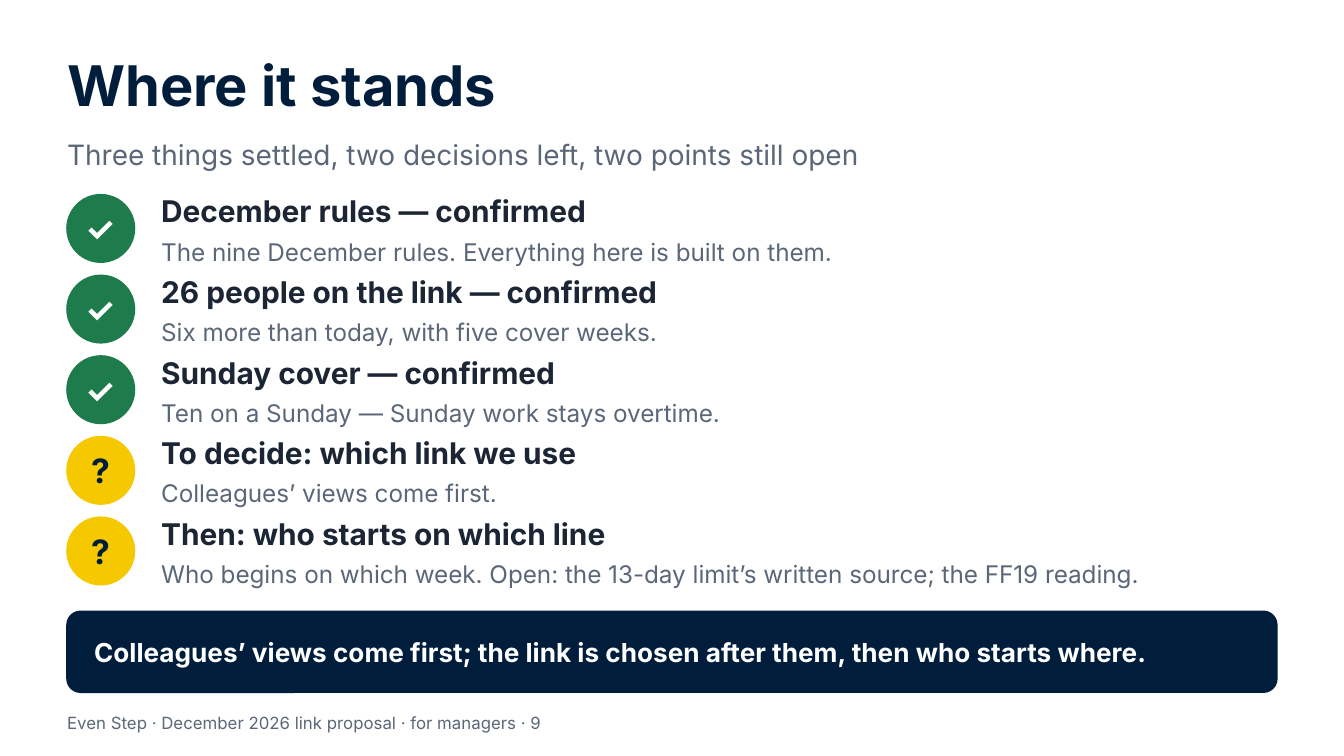
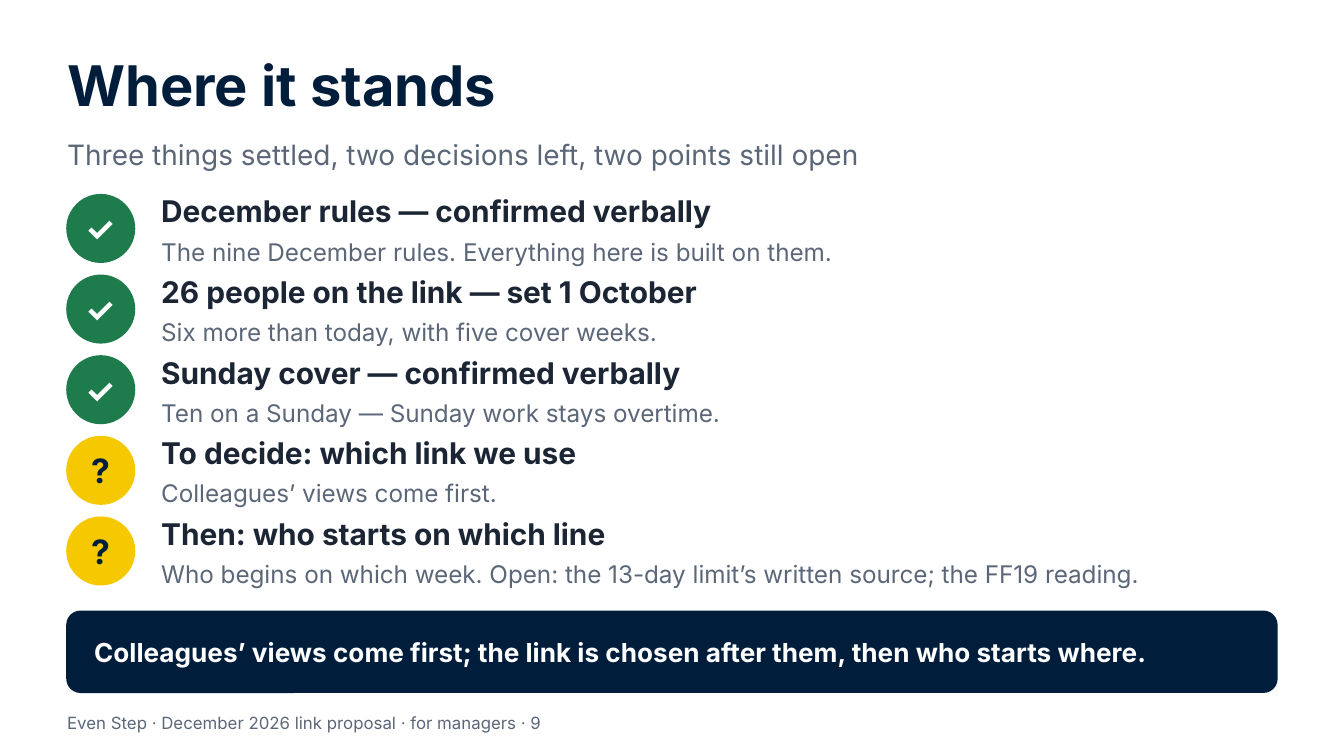
Before and after one commit to Garethdavidmiller/roster-app, a slide deck: slide 9 of docs/links-26/presentations/Even-Step-for-managers.pptx. Drawn at 1344x756 pixels with LibreOffice and Linux fonts; fonts in the diff are those of the drawing. Boxes give left, top, right and bottom in pixels: in the first picture for what was removed or moved away, otherwise in the second. Text is boxed around its words. In the diff, an @@ line names an element or a change of style, - is before the commit and + after.

```diff
--- a/docs/links-26/presentations/Even-Step-for-managers.pptx
+++ b/docs/links-26/presentations/Even-Step-for-managers.pptx
@@ text at [161, 199, 711, 229]: text changed @@
-December rules — confirmed
+December rules — confirmed verbally
@@ text at [161, 280, 697, 309]: text changed @@
-26 people on the link — confirmed
+26 people on the link — set 1 October
@@ text at [161, 361, 680, 390]: text changed @@
-Sunday cover — confirmed
+Sunday cover — confirmed verbally
```
Also in this commit, not shown: 33 other files.
